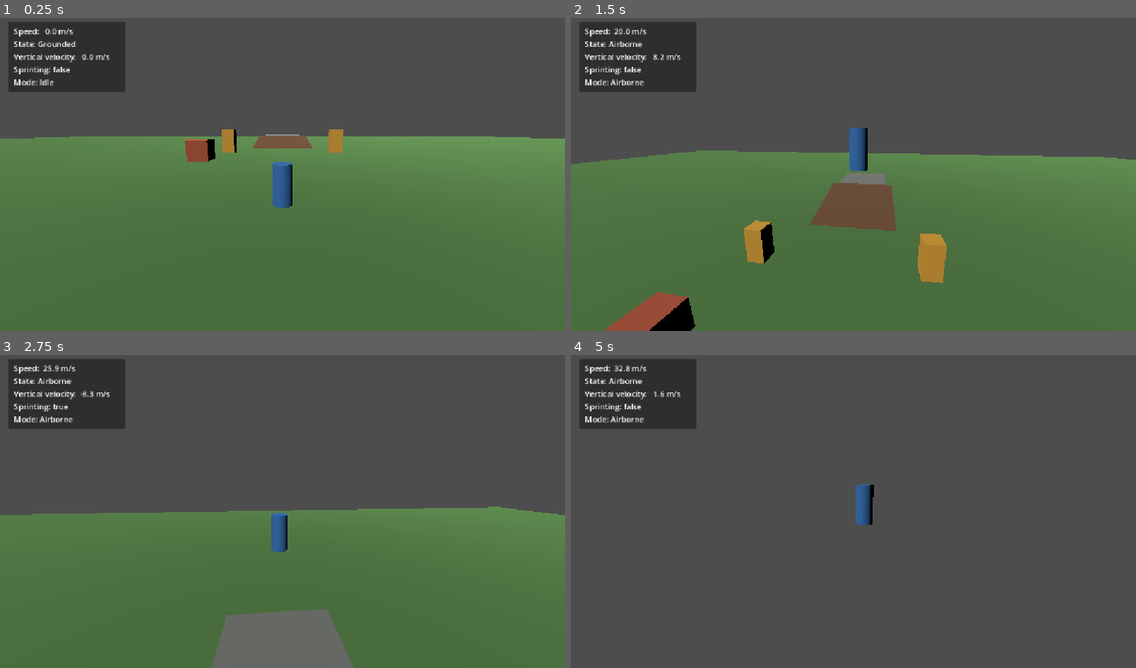
Above: before the commit, frames 1-4 (two rows, left to right).
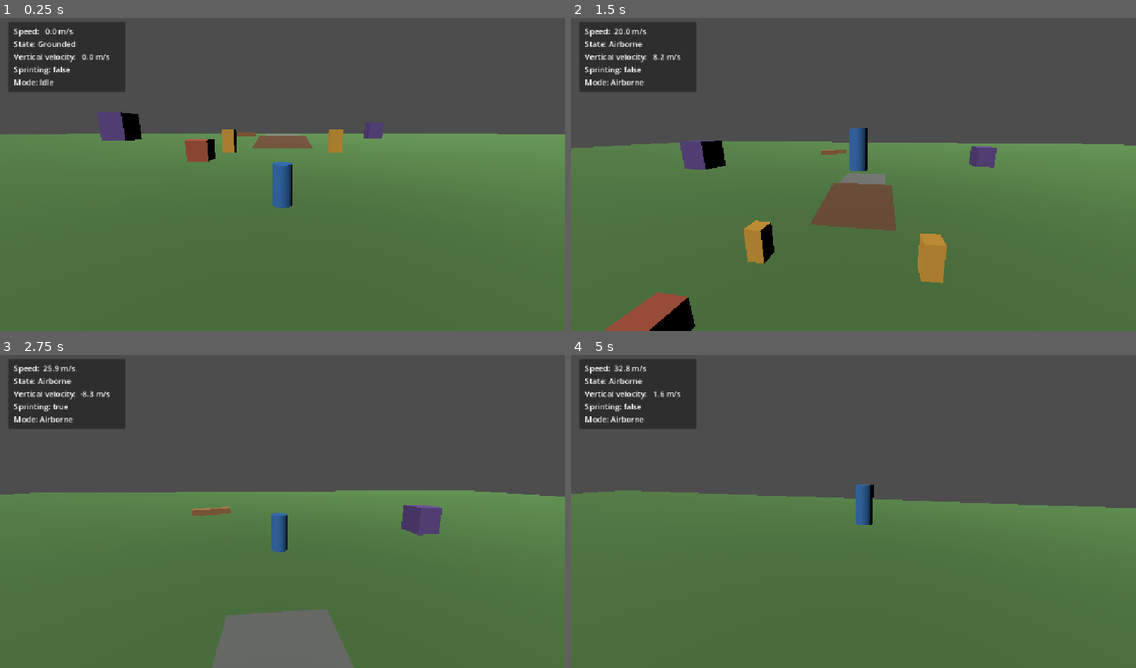
Above: after the commit, the same moments.

Repository: nimanimanima-rgb/DreamRunner
Game: Godot game, scene res://scenes/main.tscn
Same seed, same stepped clock (60 frames per second), same inputs: the game is played once before the commit and once after it.
Inputs (mouse positions are in pixels of both pictures, inside the frame that each line leads up to):
- Up to frame 1 (0.25 s): no input
- Up to frame 2 (1.5 s): move the mouse to (881, 171) at 0.52 s; hold Shift (sprint) 0.53-1.28 s; hold W (move_forward) from 0.53 s (still down); tap Space (jump) at 0.77 s; move the mouse to (825, 174) at 1.27 s; tap Shift (sprint) at 1.35 s
- Up to frame 3 (2.75 s): keep holding W (move_forward); tap Space (jump) at 1.52 s; move the mouse to (293, 505) at 2.02 s; hold Shift (sprint) from 2.03 s (still down)
- Up to frame 4 (5 s): keep holding W (move_forward); move the mouse to (847, 514) at 2.77 s; release Shift (sprint) at 2.78 s; tap Shift (sprint) at 2.85, 4.35 s; tap Space (jump) at 3.02, 3.77, 4.52 s; move the mouse to (893, 514) at 3.52 s; hold Shift (sprint) 3.53-4.28 s; move the mouse to (808, 505) at 4.27 s

The runs differ from the first frame. In frame 1, 1.6% of the frame differs, in the area x 0-100%, y 29-40%; in frame 2, 4.3%; in frame 3, 6.7%; in frame 4, 54%, in the area x 0-100%, y 43-100%.

Commit message:
Expand movement test area

Diff:
--- a/scenes/main.tscn
+++ b/scenes/main.tscn
@@ -4,10 +4,10 @@
 [ext_resource type="Script" path="res://scripts/debug_hud.gd" id="2_debug"]
 
 [sub_resource type="BoxMesh" id="BoxMesh_o2g3l"]
-size = Vector3(200, 1, 200)
+size = Vector3(400, 1, 400)
 
 [sub_resource type="BoxShape3D" id="BoxShape3D_rvslj"]
-size = Vector3(200, 1, 200)
+size = Vector3(400, 1, 400)
 
 [sub_resource type="StandardMaterial3D" id="StandardMaterial3D_rvslj"]
 albedo_color = Color(0.18, 0.42, 0.68, 1)
@@ -32,6 +32,18 @@
 [sub_resource type="StandardMaterial3D" id="StandardMaterial3D_platform"]
 albedo_color = Color(0.45, 0.46, 0.44, 1)
 roughness = 1.0
+
+[sub_resource type="StandardMaterial3D" id="StandardMaterial3D_tall"]
+albedo_color = Color(0.38, 0.28, 0.55, 1)
+roughness = 0.9
+
+[sub_resource type="StandardMaterial3D" id="StandardMaterial3D_column"]
+albedo_color = Color(0.28, 0.52, 0.5, 1)
+roughness = 0.9
+
+[sub_resource type="StandardMaterial3D" id="StandardMaterial3D_hurdle"]
+albedo_color = Color(0.65, 0.45, 0.27, 1)
+roughness = 0.95
 
 [sub_resource type="CylinderMesh" id="CylinderMesh_elqb8"]
 top_radius = 0.4
@@ -65,6 +77,40 @@
 [sub_resource type="BoxShape3D" id="BoxShape3D_marker"]
 size = Vector3(1.5, 3, 1.5)
 
+[sub_resource type="BoxMesh" id="BoxMesh_tall_pillar_a"]
+size = Vector3(5, 6, 5)
+
+[sub_resource type="BoxShape3D" id="BoxShape3D_tall_pillar_a"]
+size = Vector3(5, 6, 5)
+
+[sub_resource type="BoxMesh" id="BoxMesh_tall_pillar_b"]
+size = Vector3(7, 8, 7)
+
+[sub_resource type="BoxShape3D" id="BoxShape3D_tall_pillar_b"]
+size = Vector3(7, 8, 7)
+
+[sub_resource type="BoxMesh" id="BoxMesh_tall_step"]
+size = Vector3(10, 5, 10)
+
+[sub_resource type="BoxShape3D" id="BoxShape3D_tall_step"]
+size = Vector3(10, 5, 10)
+
+[sub_resource type="BoxMesh" id="BoxMesh_hurdle"]
+size = Vector3(12, 2, 3)
+
+[sub_resource type="BoxShape3D" id="BoxShape3D_hurdle"]
+size = Vector3(12, 2, 3)
+
+[sub_resource type="CylinderMesh" id="CylinderMesh_course_column"]
+top_radius = 2.0
+bottom_radius = 2.0
+height = 5.0
+radial_segments = 16
+
+[sub_resource type="CylinderShape3D" id="CylinderShape3D_course_column"]
+radius = 2.0
+height = 5.0
+
 [node name="Main" type="Node3D" unique_id=860034473]
 transform = Transform3D(1, 0, 0, 0, 1, 0, 0, 0, 1, -1.1479523, 0, 2.2942595)
 
@@ -155,6 +201,113 @@
 
 [node name="Collision" type="CollisionShape3D" parent="RaisedPlatform"]
 shape = SubResource("BoxShape3D_platform")
+
+[node name="MovementCourse" type="Node3D" parent="."]
+
+[node name="EastRamp" type="StaticBody3D" parent="MovementCourse"]
+position = Vector3(60, 0.75, -20)
+rotation = Vector3(0.16, -1.5708, 0)
+
+[node name="Mesh" type="MeshInstance3D" parent="MovementCourse/EastRamp"]
+material_override = SubResource("StandardMaterial3D_ramp")
+mesh = SubResource("BoxMesh_ramp")
+
+[node name="Collision" type="CollisionShape3D" parent="MovementCourse/EastRamp"]
+shape = SubResource("BoxShape3D_ramp")
+
+[node name="WestRamp" type="StaticBody3D" parent="MovementCourse"]
+position = Vector3(-60, 0.75, 35)
+rotation = Vector3(0.16, 1.5708, 0)
+
+[node name="Mesh" type="MeshInstance3D" parent="MovementCourse/WestRamp"]
+material_override = SubResource("StandardMaterial3D_ramp")
+mesh = SubResource("BoxMesh_ramp")
+
+[node name="Collision" type="CollisionShape3D" parent="MovementCourse/WestRamp"]
+shape = SubResource("BoxShape3D_ramp")
+
+[node name="SouthRamp" type="StaticBody3D" parent="MovementCourse"]
+position = Vector3(20, 0.75, 75)
+rotation = Vector3(0.16, 3.14159, 0)
+
+[node name="Mesh" type="MeshInstance3D" parent="MovementCourse/SouthRamp"]
+material_override = SubResource("StandardMaterial3D_ramp")
+mesh = SubResource("BoxMesh_ramp")
+
+[node name="Collision" type="CollisionShape3D" parent="MovementCourse/SouthRamp"]
+shape = SubResource("BoxShape3D_ramp")
+
+[node name="TallPillarA" type="StaticBody3D" parent="MovementCourse"]
+position = Vector3(35, 3, -70)
+
+[node name="Mesh" type="MeshInstance3D" parent="MovementCourse/TallPillarA"]
+material_override = SubResource("StandardMaterial3D_tall")
+mesh = SubResource("BoxMesh_tall_pillar_a")
+
+[node name="Collision" type="CollisionShape3D" parent="MovementCourse/TallPillarA"]
+shape = SubResource("BoxShape3D_tall_pillar_a")
+
+[node name="TallPillarB" type="StaticBody3D" parent="MovementCourse"]
+position = Vector3(-50, 4, -55)
+
+[node name="Mesh" type="MeshInstance3D" parent="MovementCourse/TallPillarB"]
+material_override = SubResource("StandardMaterial3D_tall")
+mesh = SubResource("BoxMesh_tall_pillar_b")
+
+[node name="Collision" type="CollisionShape3D" parent="MovementCourse/TallPillarB"]
+shape = SubResource("BoxShape3D_tall_pillar_b")
+
+[node name="TallStep" type="StaticBody3D" parent="MovementCourse"]
+position = Vector3(-25, 2.5, 75)
+
+[node name="Mesh" type="MeshInstance3D" parent="MovementCourse/TallStep"]
+material_override = SubResource("StandardMaterial3D_obstacle")
+mesh = SubResource("BoxMesh_tall_step")
+
+[node name="Collision" type="CollisionShape3D" parent="MovementCourse/TallStep"]
+shape = SubResource("BoxShape3D_tall_step")
+
+[node name="NorthHurdle" type="StaticBody3D" parent="MovementCourse"]
+position = Vector3(-20, 1, -95)
+rotation = Vector3(0, 0.3, 0)
+
+[node name="Mesh" type="MeshInstance3D" parent="MovementCourse/NorthHurdle"]
+material_override = SubResource("StandardMaterial3D_hurdle")
+mesh = SubResource("BoxMesh_hurdle")
+
+[node name="Collision" type="CollisionShape3D" parent="MovementCourse/NorthHurdle"]
+shape = SubResource("BoxShape3D_hurdle")
+
+[node name="EastHurdle" type="StaticBody3D" parent="MovementCourse"]
+position = Vector3(90, 1, 20)
+rotation = Vector3(0, 1.15, 0)
+
+[node name="Mesh" type="MeshInstance3D" parent="MovementCourse/EastHurdle"]
+material_override = SubResource("StandardMaterial3D_hurdle")
+mesh = SubResource("BoxMesh_hurdle")
+
+[node name="Collision" type="CollisionShape3D" parent="MovementCourse/EastHurdle"]
+shape = SubResource("BoxShape3D_hurdle")
+
+[node name="WestColumn" type="StaticBody3D" parent="MovementCourse"]
+position = Vector3(-90, 2.5, -10)
+
+[node name="Mesh" type="MeshInstance3D" parent="MovementCourse/WestColumn"]
+material_override = SubResource("StandardMaterial3D_column")
+mesh = SubResource("CylinderMesh_course_column")
+
+[node name="Collision" type="CollisionShape3D" parent="MovementCourse/WestColumn"]
+shape = SubResource("CylinderShape3D_course_column")
+
+[node name="SouthColumn" type="StaticBody3D" parent="MovementCourse"]
+position = Vector3(70, 2.5, 65)
+
+[node name="Mesh" type="MeshInstance3D" parent="MovementCourse/SouthColumn"]
+material_override = SubResource("StandardMaterial3D_column")
+mesh = SubResource("CylinderMesh_course_column")
+
+[node name="Collision" type="CollisionShape3D" parent="MovementCourse/SouthColumn"]
+shape = SubResource("CylinderShape3D_course_column")
 
 [node name="DebugHUD" type="CanvasLayer" parent="."]
 script = ExtResource("2_debug")
Not shown, added: export_presets.cfg
